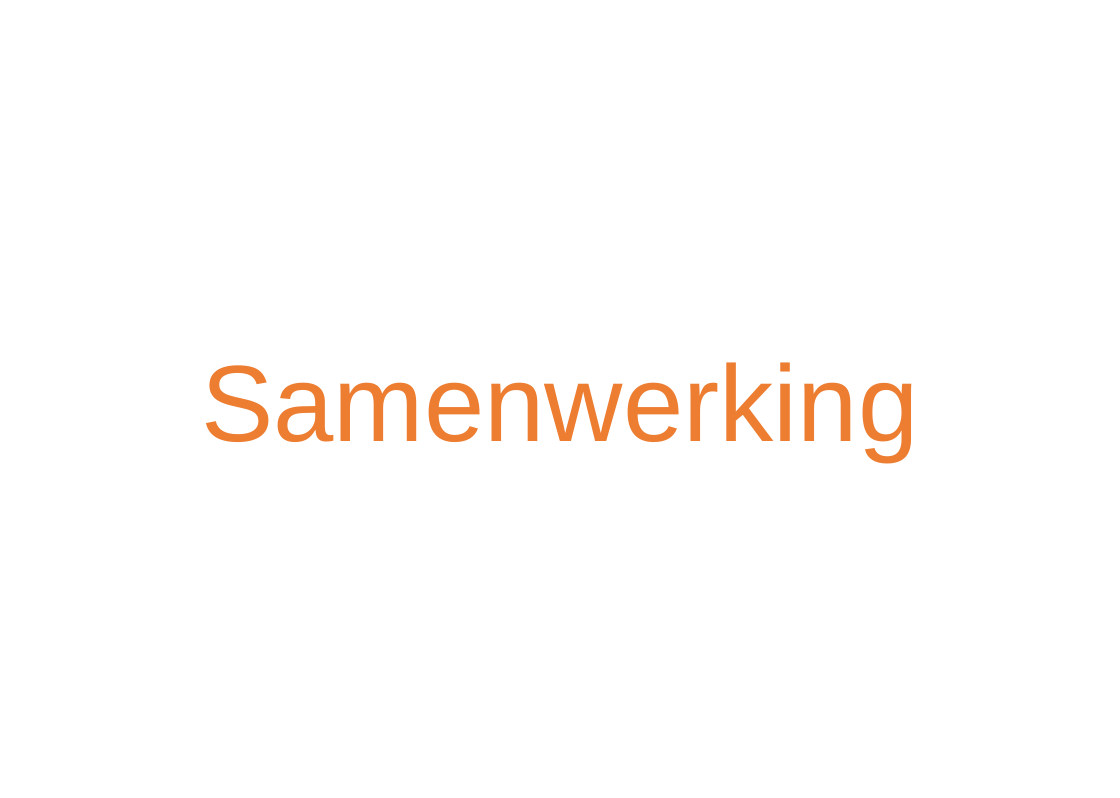
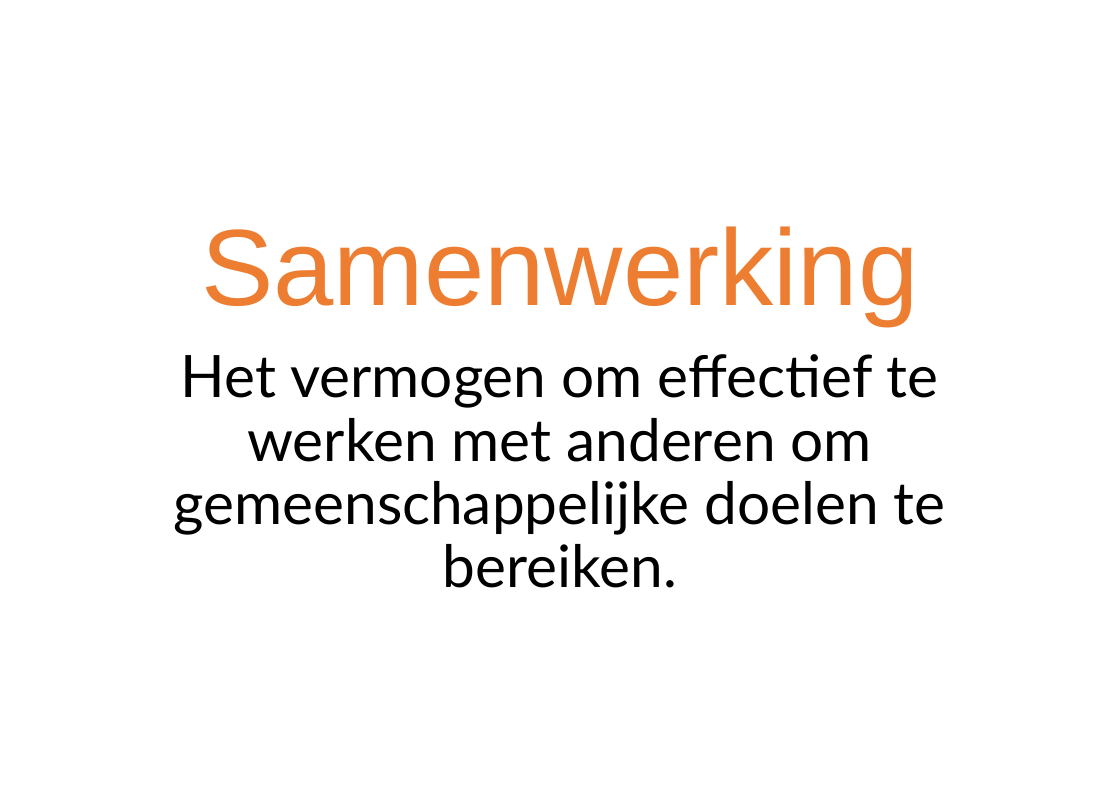
Before and after one commit to ScrumFacilitators/Schwartz-Universal-Values, a slide deck: slide 85 of Schwartz Basis Menselijke Waarden.pptx. Drawn at 1120x798 pixels with LibreOffice and Linux fonts; fonts in the diff are those of the drawing; background and template pictures are left out. Boxes give left, top, right and bottom in pixels: in the first picture for what was removed or moved away, otherwise in the second. Text is boxed around its words. In the diff, an @@ line names an element or a change of style, - is before the commit and + after.

```diff
--- a/Schwartz Basis Menselijke Waarden.pptx
+++ b/Schwartz Basis Menselijke Waarden.pptx
@@ text at <box>174,354,946,535</box>: paragraph added @@
+Het vermogen om effectief te werken met anderen om gemeenschappelijke doelen te bereiken.
```
Also in this commit, not shown: 22 other slides changed, 1 other file.
